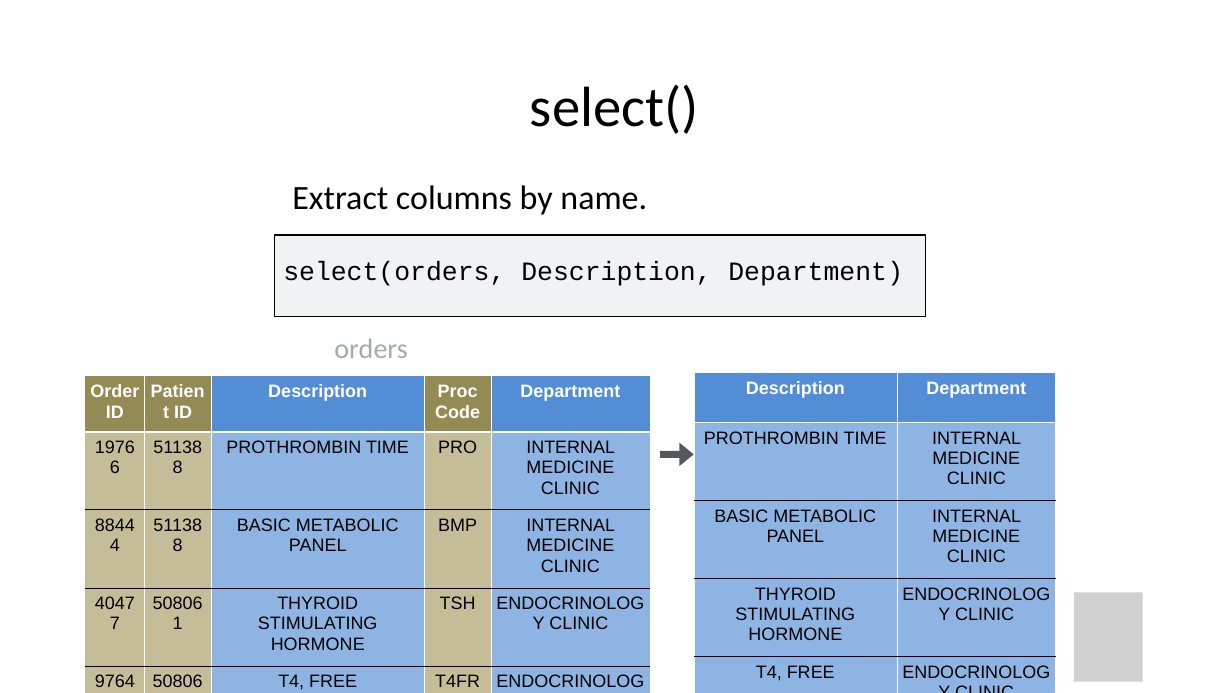
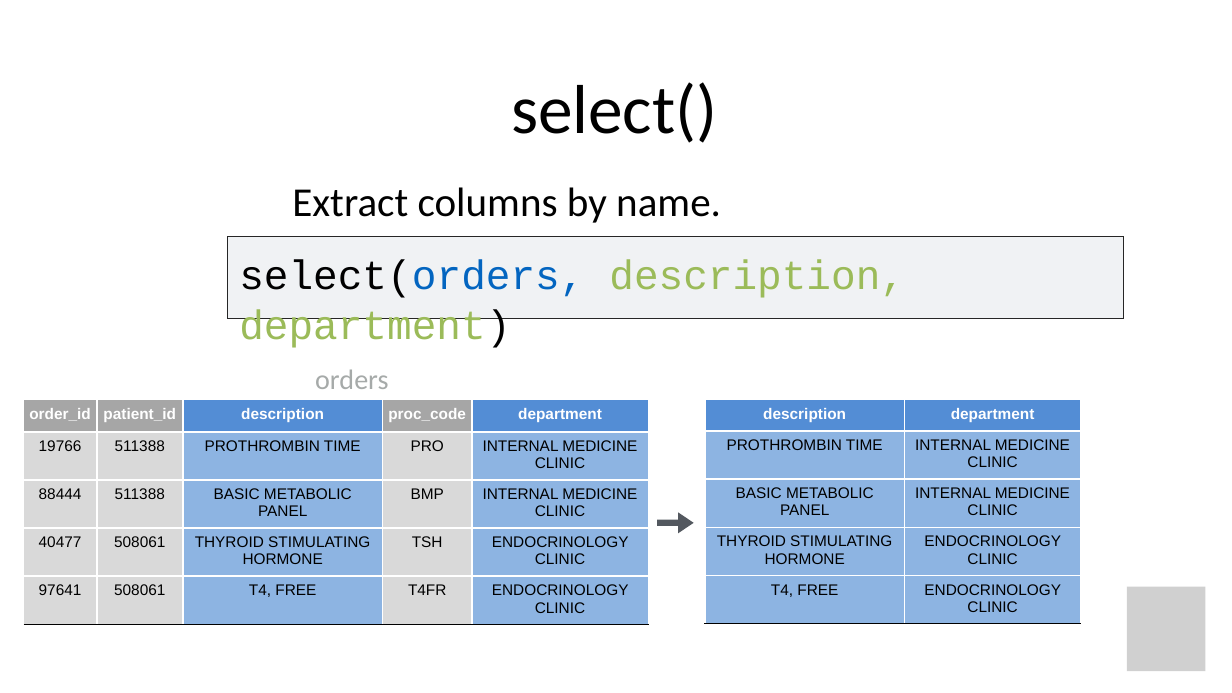
Before and after one commit to amromeo/api_r2020, a slide deck: slide 16 of 03 - Transform.pptx. Drawn at 1232x693 pixels with LibreOffice and Linux fonts; fonts in the diff are those of the drawing; grey boxes stand for pictures. Boxes give left, top, right and bottom in pixels: in the first picture for what was removed or moved away, otherwise in the second. Text is boxed around its words. In the diff, an @@ line names an element or a change of style, - is before the commit and + after.

Commit message:
select changes

```diff
--- a/03 - Transform.pptx
+++ b/03 - Transform.pptx
@@ title "select()" moved from (x1=530, y1=84, x2=699, y2=134) to (x1=511, y1=82, x2=717, y2=143) @@
@@ title "select()" at (x1=511, y1=82, x2=717, y2=143): size 44.2 to 54 pt @@
@@ text "Extract columns by name." at (x1=292, y1=187, x2=721, y2=223): size 26.5 to 32 pt @@
@@ freeform shape added at (x1=227, y1=237, x2=1124, y2=318), fill #F0F2F4, outline #262626 0.75 pt @@
@@ text "select(orders, description, department)" moved from (x1=274, y1=235, x2=926, y2=316) to (x1=239, y1=260, x2=905, y2=348) @@
@@ text "select(orders, description, department)" at (x1=239, y1=260, x2=905, y2=348): fill #F0F2F4 to none; outline #000000 0.82 pt to none @@
@@ text at (x1=239, y1=260, x2=905, y2=348): text changed; size 20.6 to 32 pt; text colour #000000 to #9BBB59 @@
-select(orders, Description, Department)
+select(orders, description, department)
@@ text "orders" moved from (x1=334, y1=338, x2=407, y2=358) to (x1=315, y1=369, x2=388, y2=389) @@
@@ table at (x1=23, y1=400, x2=648, y2=624) @@
-row 1: Order ID | Patient ID | Description | Proc Code | Department
+row 1: order_id | patient_id | description | proc_code | department
@@ fill #948A54 to #A6A6A6 in 3 cells @@
@@ fill #C4BD97 to #D9D9D9 in 12 cells @@
@@ size 14 to 12 pt in "19766", "511388", "PROTHROMBIN TIME", "PRO" and 16 more places @@
@@ borders changed @@
@@ table resized from (x1=85, y1=376, x2=650, y2=693) to (x1=23, y1=400, x2=648, y2=624) @@
@@ table at (x1=705, y1=399, x2=1081, y2=623) @@
-row 1, column 1: Description
+row 1, column 1: description
-row 1, column 2: Department
+row 1, column 2: department
@@ size 14 to 12 pt in "PROTHROMBIN TIME", "INTERNAL MEDICINE CLINIC", "BASIC METABOLIC PANEL", "INTERNAL MEDICINE CLINIC" and 4 more places @@
@@ borders changed @@
@@ table resized from (x1=694, y1=372, x2=1056, y2=684) to (x1=705, y1=399, x2=1081, y2=623) @@
@@ freeform shape resized from (x1=660, y1=443, x2=693, y2=466) to (x1=657, y1=513, x2=694, y2=534) @@
@@ picture resized from (x1=1074, y1=592, x2=1142, y2=682) to (x1=1128, y1=587, x2=1206, y2=671) @@
```
Also in this commit, not shown: 24 other slides changed, 1 slide added, 1 other file.
